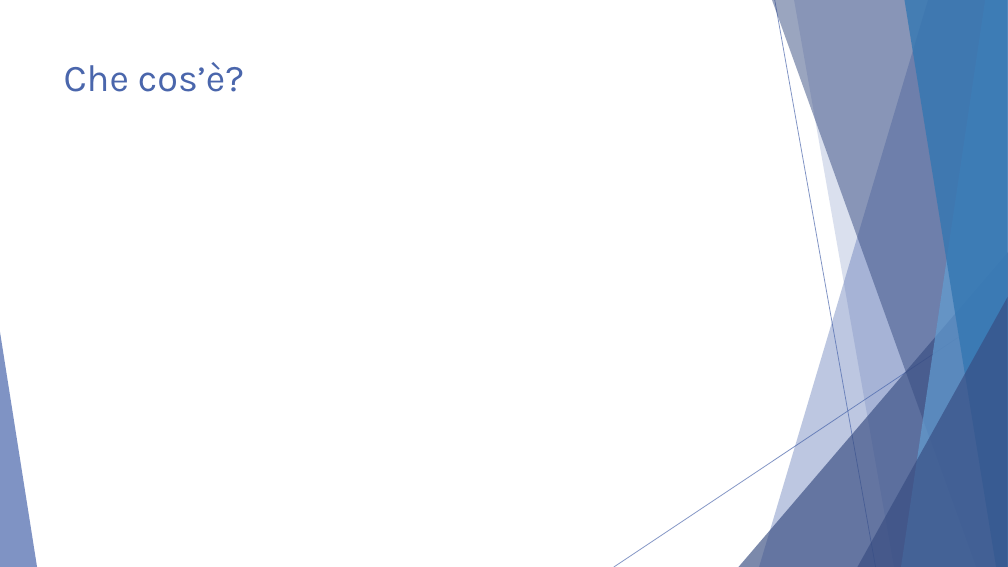
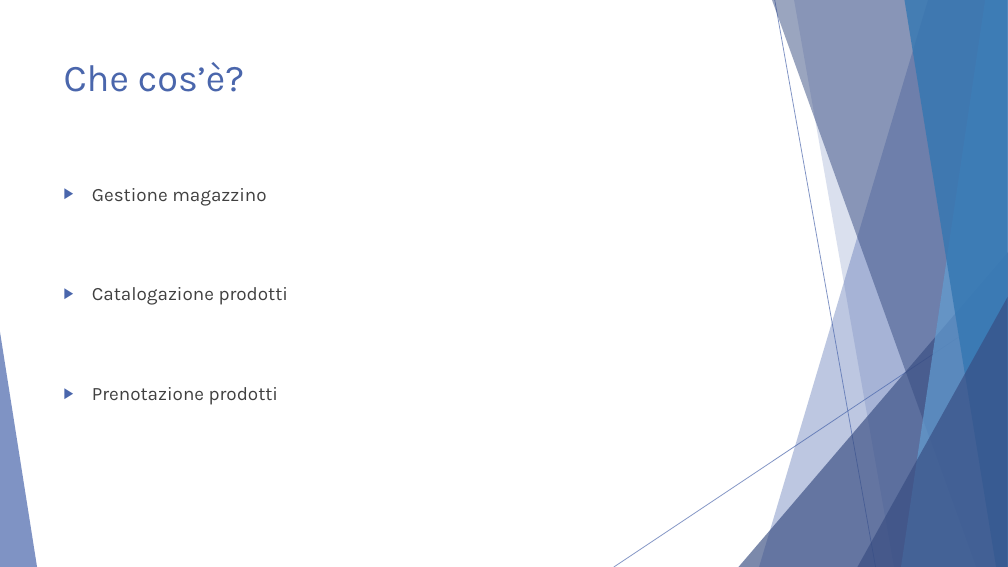
Before and after one commit to LordDiablo3542/Progetto_3_SamStock, a slide deck: slide 2 of 04_Documentazione/SAMTSTOCK.pptx. Drawn at 1008x567 pixels with LibreOffice and Linux fonts; fonts in the diff are those of the drawing. Boxes give left, top, right and bottom in pixels: in the first picture for what was removed or moved away, otherwise in the second. Text is boxed around its words. In the diff, an @@ line names an element or a change of style, - is before the commit and + after.

```diff
--- a/04_Documentazione/SAMTSTOCK.pptx
+++ b/04_Documentazione/SAMTSTOCK.pptx
@@ text added at (x1=92, y1=188, x2=289, y2=405), 18 pt, text #404040 @@
+▶ Gestione magazzino
+▶ Catalogazione prodotti
+▶ Prenotazione prodotti
```
Also in this commit, not shown: 1 other slide changed, 2 other files.
